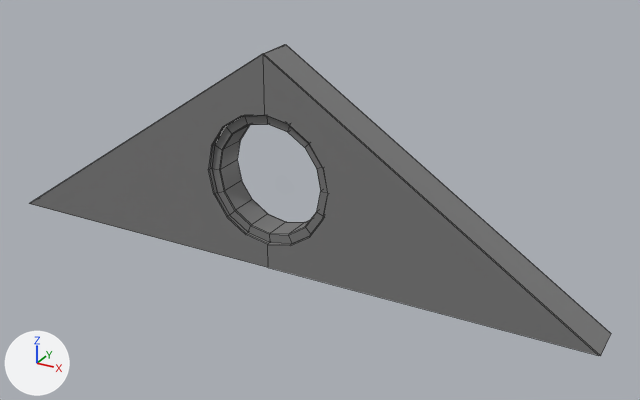
Two versions of the FBX model models/structures/house_kit/WallKit_Gable_8m_LOD0.fbx, one commit apart.
Camera for both pictures: a camera (50 mm lens) standing at (5.19, -8.13, 5.12) and looking at (0.54, 0.33, 0.89). Lighting does not change. The marker at lower left points along +X, +Y and +Z. Mesh edges are drawn as thin lines.

Objects in the first picture: 'WallKit_Gable_8m_LOD0'.
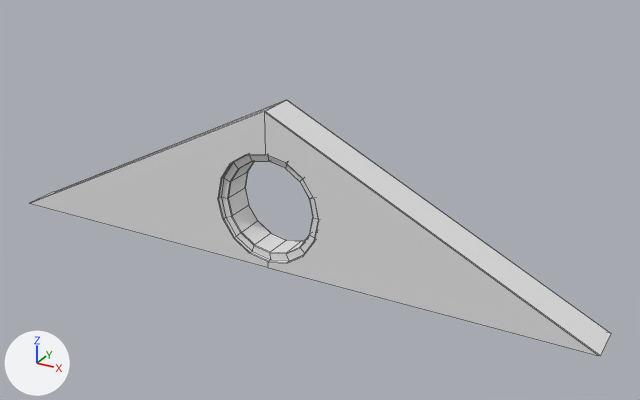
Location of each change, [x1, y1, x2, y2] in pixels of the pictures (640 x 400 px; the box of a moved part takes in the faces that stretch with it):
'WallKit_Gable_8m_LOD0', recoloured, reshaped (18% shorter)
    before: [30, 44, 611, 356]
    after: [30, 100, 611, 356]
part 1 of me_plane_026, moved or reshaped
    before: [212, 116, 327, 243]
    after: [221, 155, 318, 261]
part 2 of me_plane_026, moved or reshaped
    before: [30, 44, 611, 356]
    after: [30, 100, 611, 356]

What the commit changed:
me_plane_026 is used by ob_wallkit_gable_8m_lod0; location (0.0, 0.0, 0.0).
me_plane_026 had 176 vertices, 141 faces and spanned x -4.0..4.0, y 0.0..0.5, z 0.0..2.66.
me_plane_026 no longer uses material mat_material_002 (grey #7a7a7a).
me_plane_026 now has 176 vertices, 141 faces and spans x -4.0..4.0, y 0.0..0.5, z 0.0..2.0.
me_plane_026 part 1: the loose piece of 96 vertices spanning x -0.81..0.81, y 0.05..0.45, z 0.32..1.95 is scaled about its middle by (0.853, 1, 0.853), then moved by (0.0, 0.0, -0.36).
me_plane_026 part 2: 70 of 176 vertices moved; they spanned x -0.82..0.82, y 0.0..0.5, z 0.31..2.66 and now span x -0.7..0.7, y 0.0..0.5, z 0.07..2.0; mean shift (0.0, 0.0, -0.38); largest move (-0.01, 0.49, 2.66) -> (-0.01, 0.49, 2.0).
